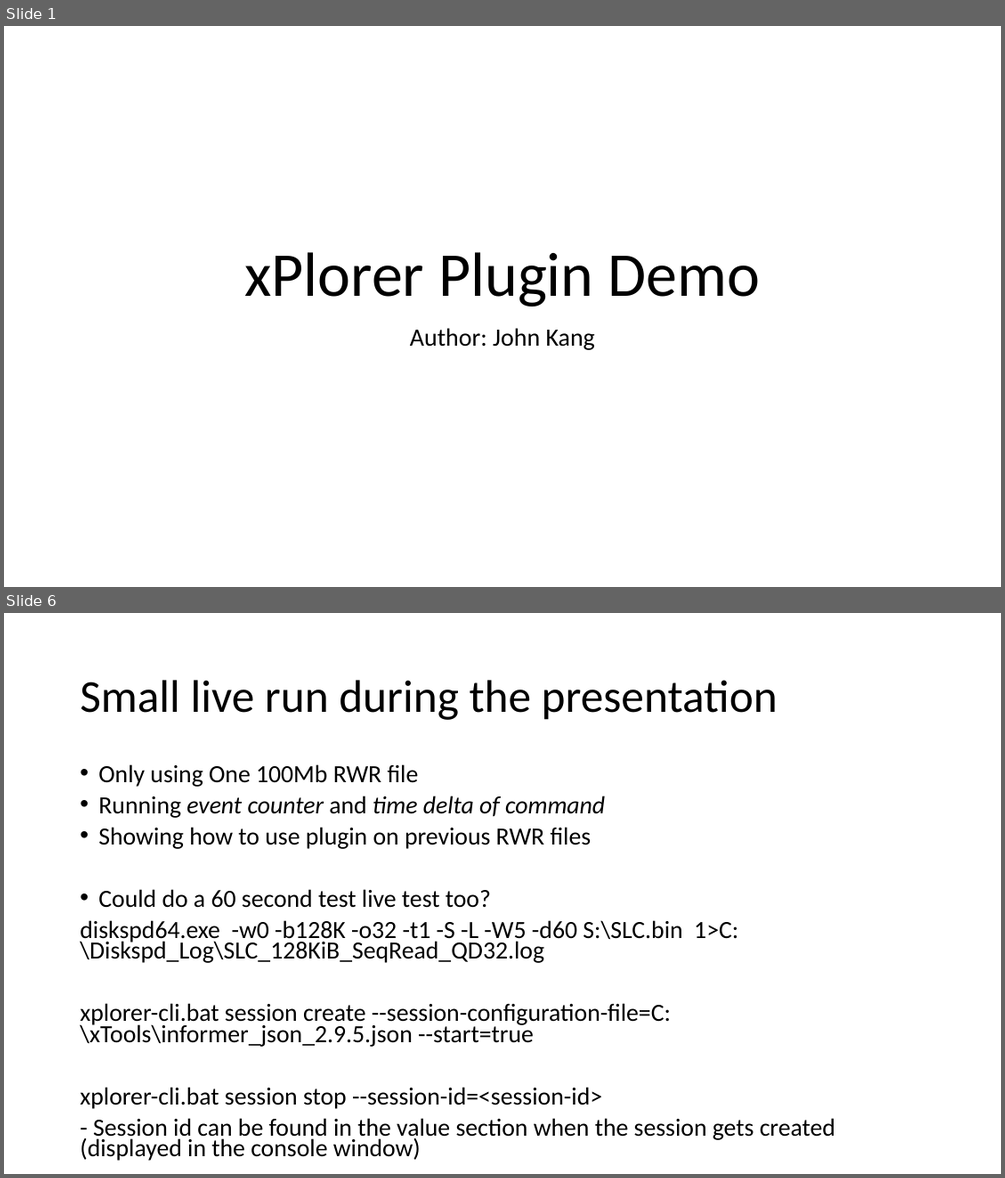
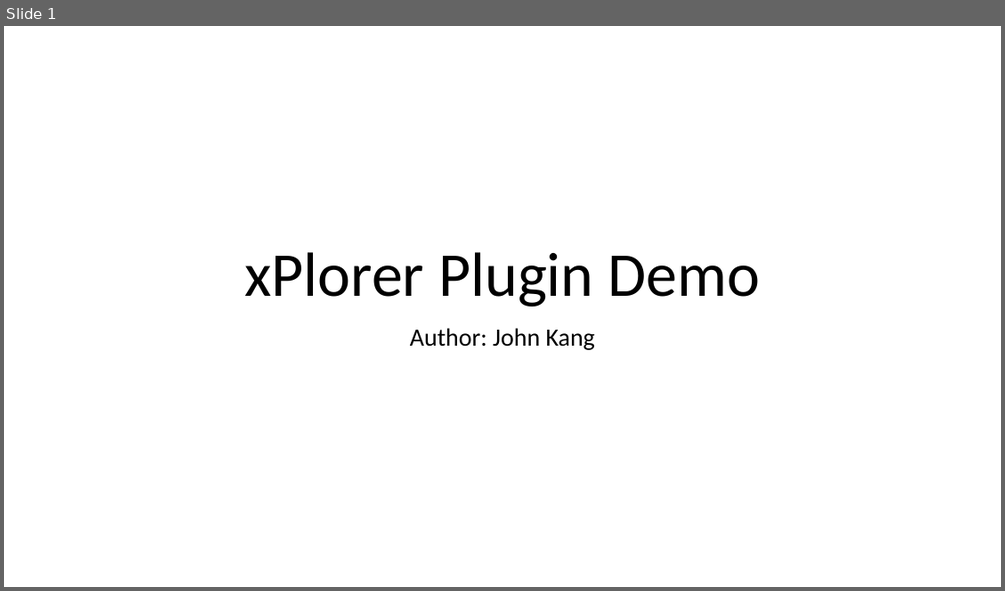
Before and after one commit to janlang1/Western-Digital, a slide deck: xPlorer Plugin Demo.pptx. Shown one above the other, each under a label of ours: slides 1 and 6 before the commit, slide 1 after it; the slides between them are not shown. The pictures are 1005x1178 and 1005x591 pixels, drawn with LibreOffice and Linux fonts; fonts in the diff are those of the drawing. Boxes give left, top, right and bottom in pixels: in the first picture for what was removed or moved away, otherwise in the second. Text is boxed around its words. In the diff, an @@ line names an element or a change of style, - is before the commit and + after.

```diff
--- a/xPlorer Plugin Demo.pptx
+++ b/xPlorer Plugin Demo.pptx
@@ slide 6 removed at bbox=[4, 613, 1001, 1174], background #FFFFFF @@
@@ title removed at bbox=[80, 680, 777, 720] @@
-Small live run during the presentation
@@ text removed at bbox=[80, 764, 835, 1160] @@
-• Only using One 100Mb RWR file
-• Running event counter and time delta of command
-• Showing how to use plugin on previous RWR files
-• Could do a 60 second test live test too?
-diskspd64.exe -w0 -b128K -o32 -t1 -S -L -W5 -d60 S:\SLC.bin 1>C:\Diskspd_Log\SLC_128KiB_SeqRead_QD32.log
-xplorer-cli.bat session create --session-configuration-file=C:\xTools\informer_json_2.9.5.json --start=true
-xplorer-cli.bat session stop --session-id=<session-id>
-- Session id can be found in the value section when the session gets created (displayed in the console window)
```
Also in this commit, not shown: 3 slides changed, 13 slides added, 3 other slides removed, 8 other files.
